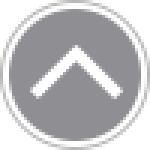
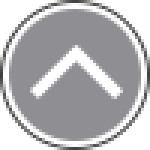
The second 150 × 150 image is a revision of the first. Changes to its layers:
painted on "Border" over [0, 0, 150, 150]
